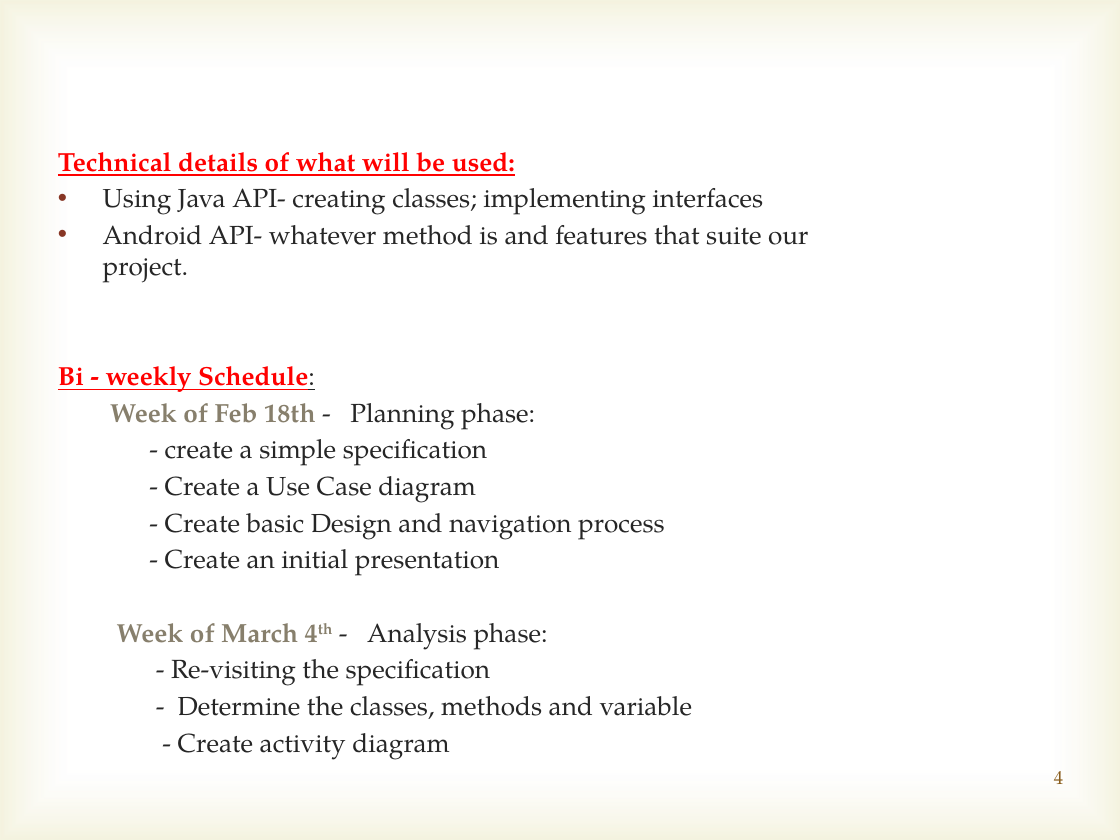
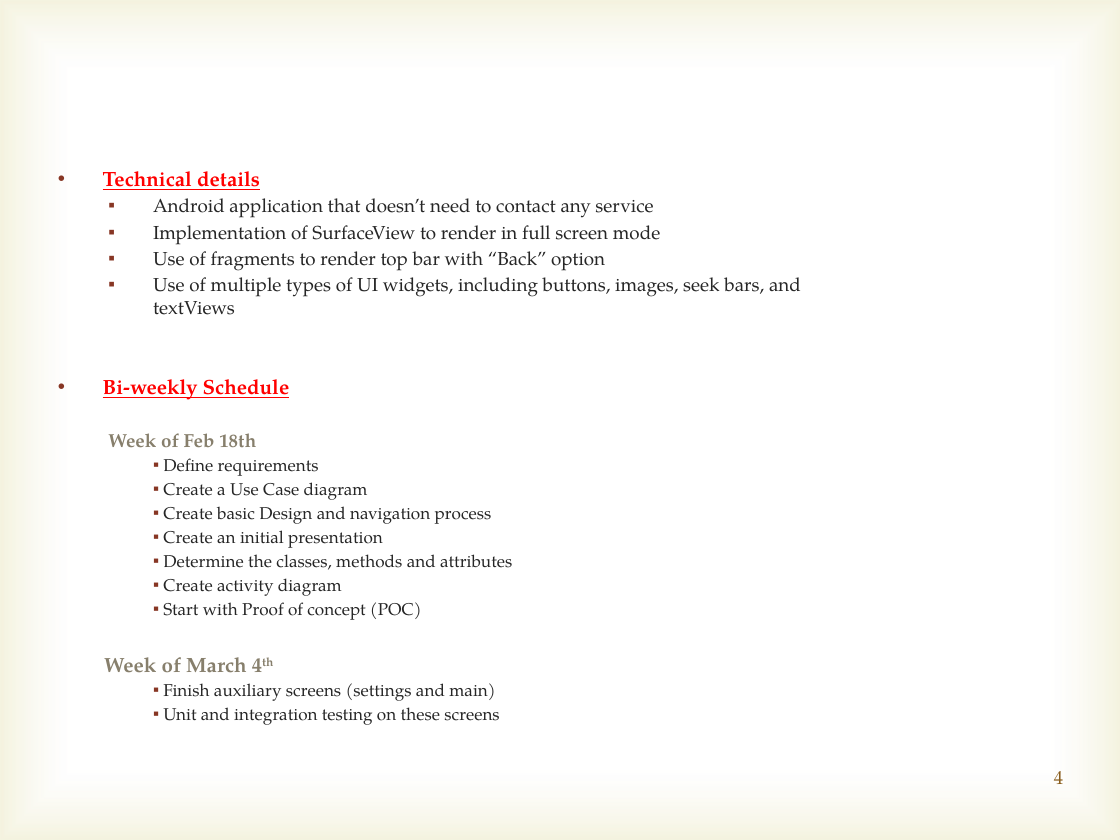
Before and after one commit to marcusvsilveira/lehman-android, a slide deck: slide 4 of Initial_presentation/Initial presentation.pptx. Drawn at 1120x840 pixels with LibreOffice and Linux fonts; fonts in the diff are those of the drawing; background and template pictures are left out. Boxes give left, top, right and bottom in pixels: in the first picture for what was removed or moved away, otherwise in the second. Text is boxed around its words. In the diff, an @@ line names an element or a change of style, - is before the commit and + after.

Commit message:
Adding title to main page
New version of the initial presentation

```diff
--- a/Initial_presentation/Initial presentation.pptx
+++ b/Initial_presentation/Initial presentation.pptx
@@ text at <box>103,171,801,725</box>: text changed; size 16.8 to 11 pt @@
-Technical details of what will be used:
-• Using Java API- creating classes; implementing interfaces
-• Android API- whatever method is and features that suite our project.
-Bi - weekly Schedule:
-Week of Feb 18th - Planning phase:
-- create a simple specification
-- Create a Use Case diagram
-- Create basic Design and navigation process
-- Create an initial presentation
-Week of March 4th - Analysis phase:
-- Re-visiting the specification
-- Determine the classes, methods and variable
-- Create activity diagram
+• Technical details
+  ▪ Android application that doesn’t need to contact any service
+  ▪ Implementation of SurfaceView to render in full screen mode
+  ▪ Use of fragments to render top bar with “Back” option
+  ▪ Use of multiple types of UI widgets, including buttons, images, seek bars, and textViews
+• Bi-weekly Schedule
+  Week of Feb 18th
+    ▪ Define requirements
+    ▪ Create a Use Case diagram
+    ▪ Create basic Design and navigation process
+    ▪ Create an initial presentation
+    ▪ Determine the classes, methods and attributes
+    ▪ Create activity diagram
+    ▪ Start with Proof of concept (POC)
+Week of March 4th
+    ▪ Finish auxiliary screens (settings and main)
+    ▪ Unit and integration testing on these screens
```
Also in this commit, not shown: 4 other slides changed, 4 other files.
